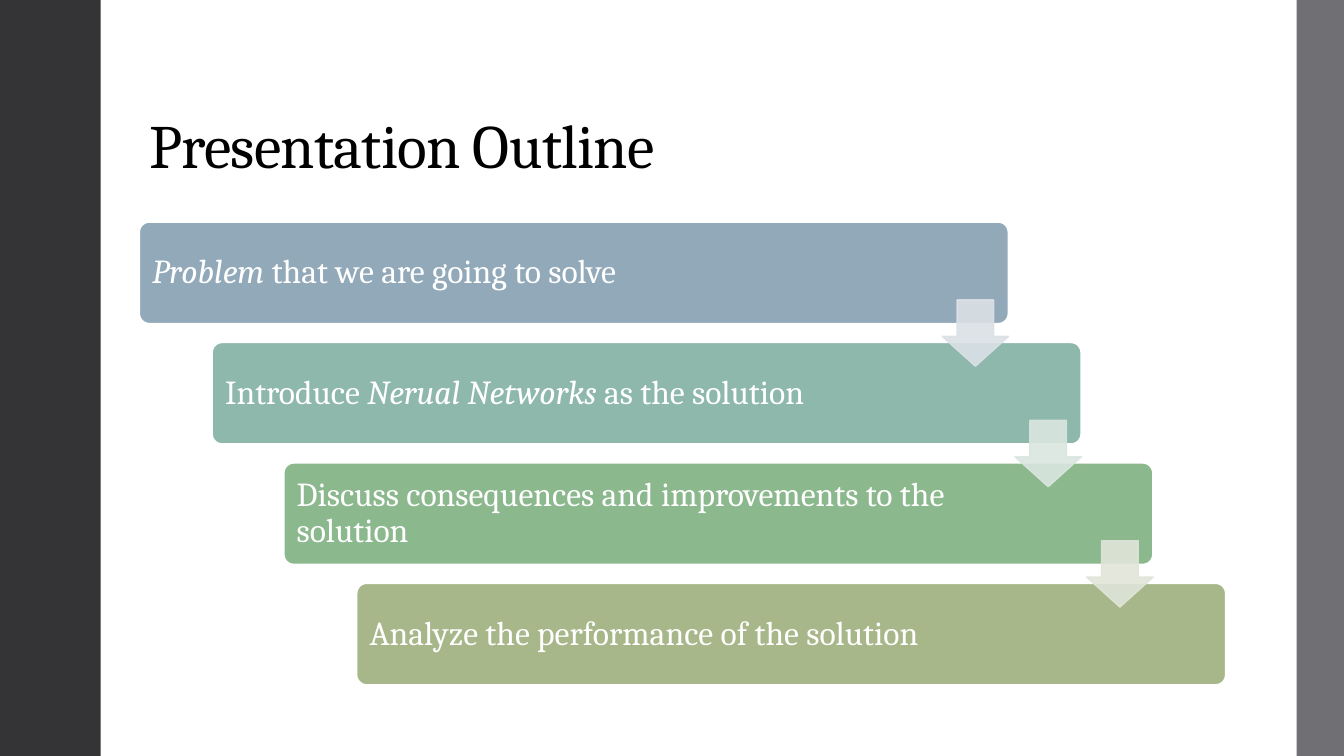
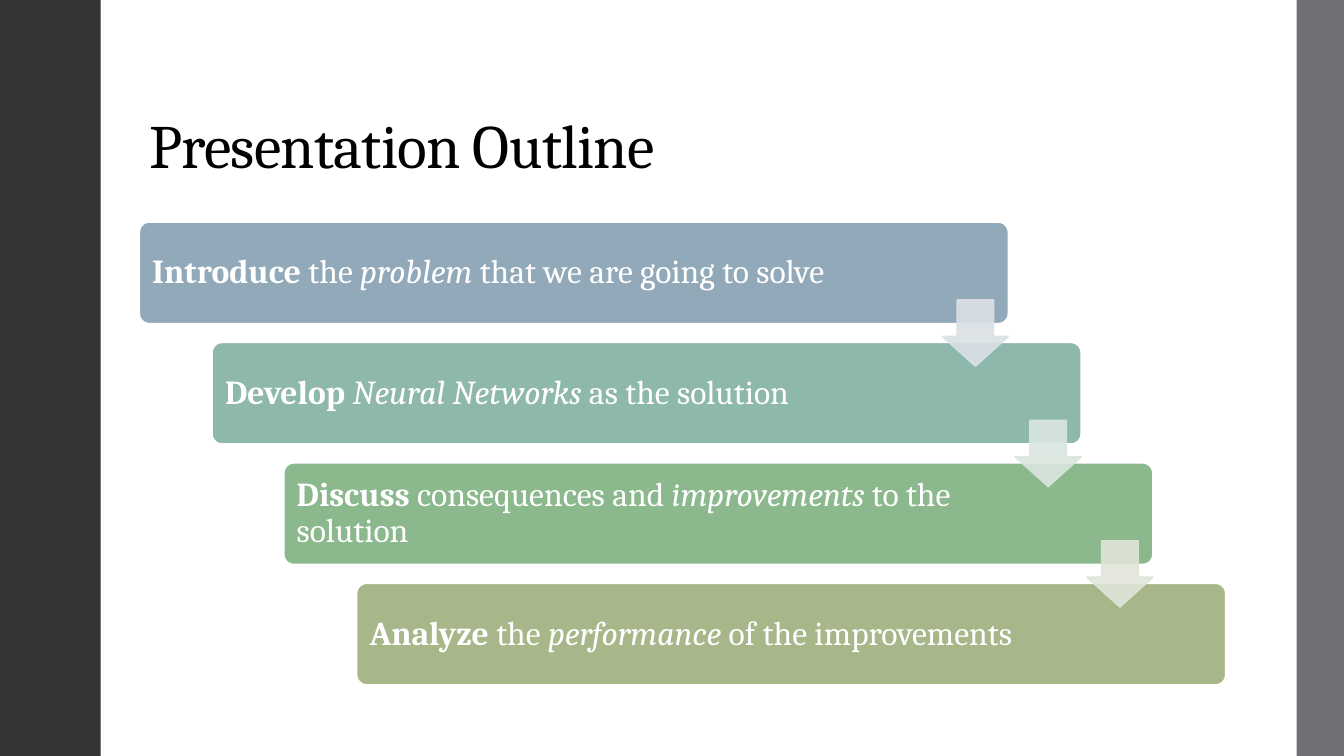
Before and after one commit to landonbuell/Buell-Senior-Thesis, a slide deck: slide 3 of JMMPaper/Musical Instrument Classification Using a Hybrid Neural Network BuellShortv1.pptx. Drawn at 1344x756 pixels with LibreOffice and Linux fonts; fonts in the diff are those of the drawing. Boxes give left, top, right and bottom in pixels: in the first picture for what was removed or moved away, otherwise in the second. Text is boxed around its words. In the diff, an @@ line names an element or a change of style, - is before the commit and + after.

Commit message:
Progress on JMM slides
- Finished MLP section
- Need to show CNN Development

```diff
--- a/JMMPaper/Musical Instrument Classification Using a Hybrid Neural Network BuellShortv1.pptx
+++ b/JMMPaper/Musical Instrument Classification Using a Hybrid Neural Network BuellShortv1.pptx
@@ text at bbox=[152, 259, 824, 290]: text changed @@
-Problem that we are going to solve
+Introduce the problem that we are going to solve
@@ text at bbox=[225, 380, 789, 411]: text changed @@
-Introduce Nerual Networks as the solution
+Develop Neural Networks as the solution
@@ text "Discuss consequences and improvements to ..." at bbox=[297, 483, 950, 542]: bold on in "Discuss"; italic on in "improvements" @@
@@ text at bbox=[370, 621, 1011, 653]: text changed @@
-Analyze the performance of the solution
+Analyze the performance of the improvements
```
Also in this commit, not shown: 6 other slides changed, 4 slides added, 1 slide removed.
